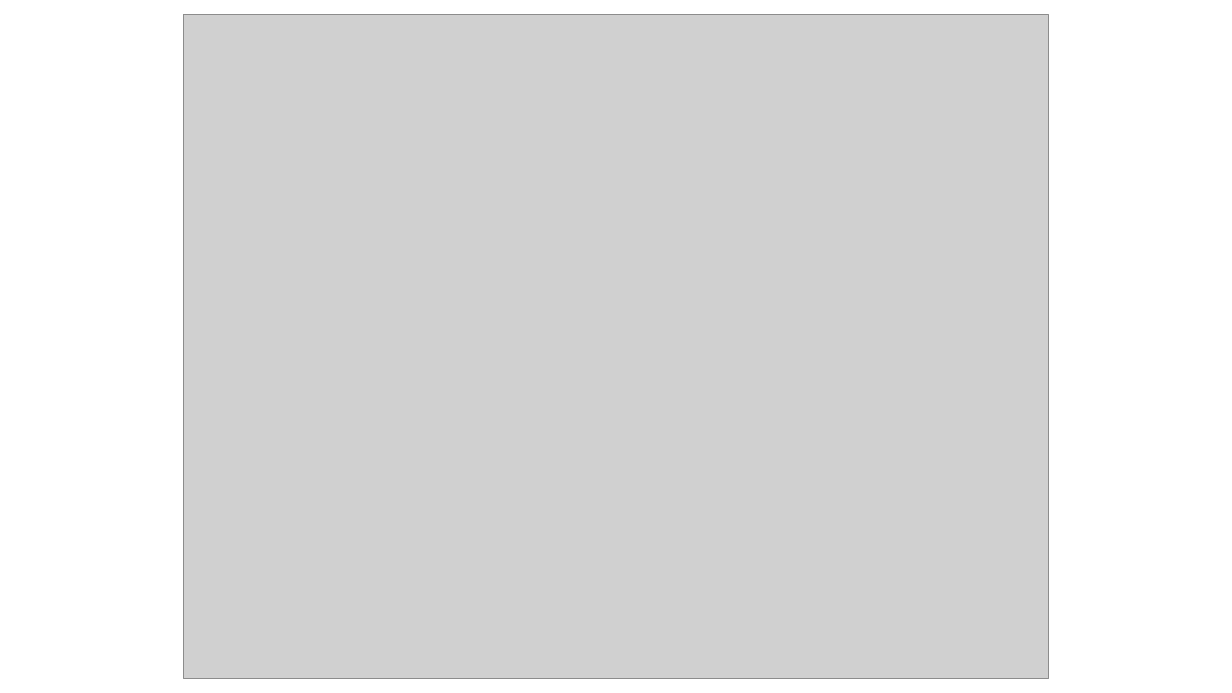
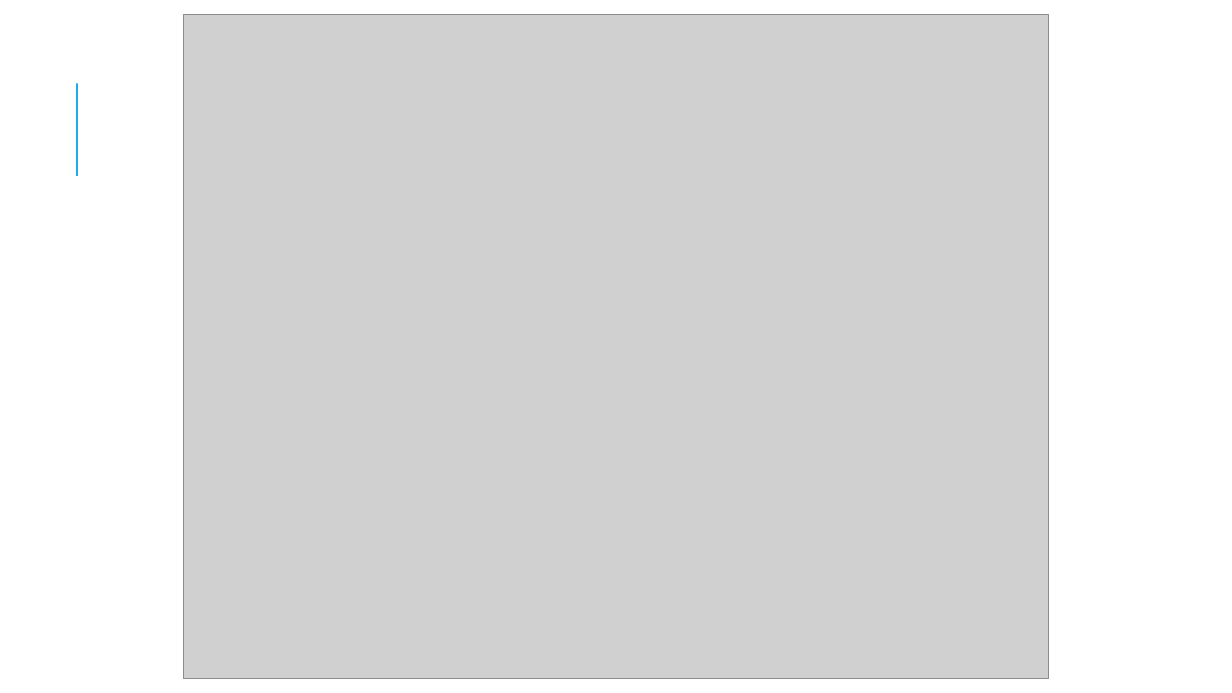
Before and after one commit to DitaGabalina/devops_db_group, a slide deck: slide 3 of docs/Slaidi.2022.07.04_v2.pptx. Drawn at 1232x693 pixels with LibreOffice and Linux fonts; fonts in the diff are those of the drawing; grey boxes stand for pictures. Boxes give left, top, right and bottom in pixels: in the first picture for what was removed or moved away, otherwise in the second. Text is boxed around its words. In the diff, an @@ line names an element or a change of style, - is before the commit and + after.

```diff
--- a/docs/Slaidi.2022.07.04_v2.pptx
+++ b/docs/Slaidi.2022.07.04_v2.pptx
@@ line added from (77, 176) to (77, 83), #1CADE4 1.5 pt @@
```
Also in this commit, not shown: 12 other slides changed.
